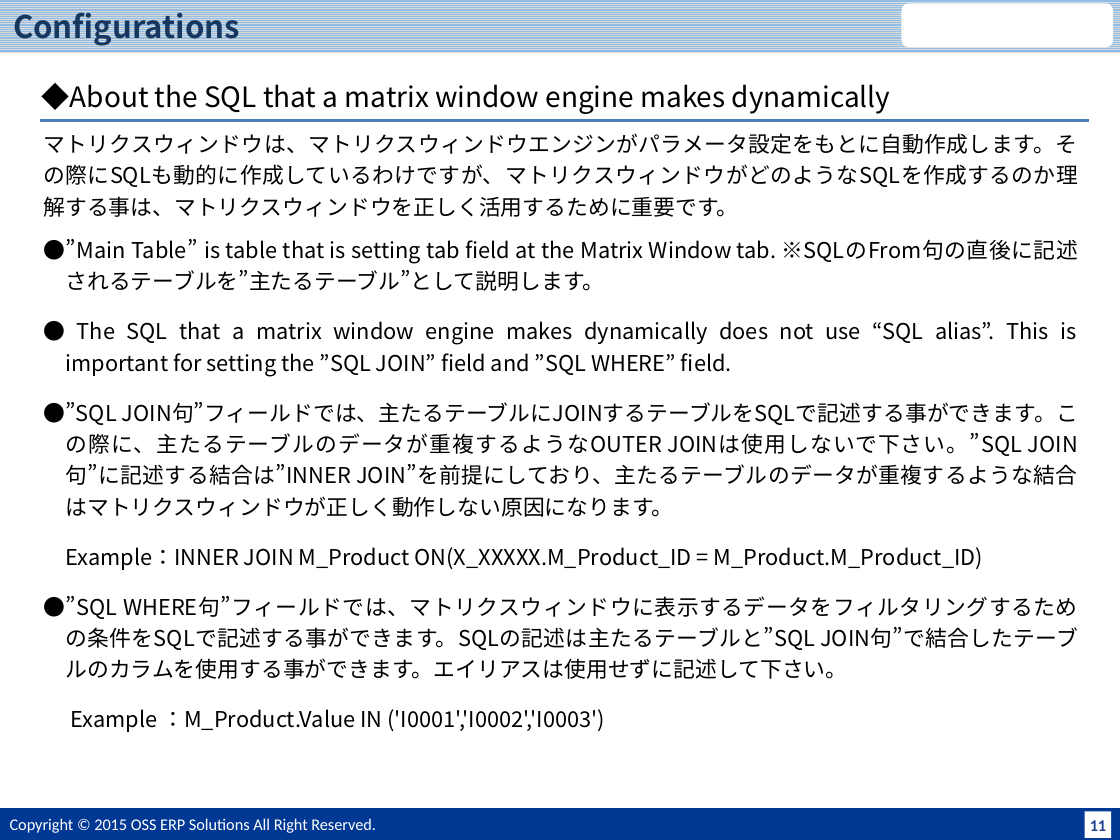
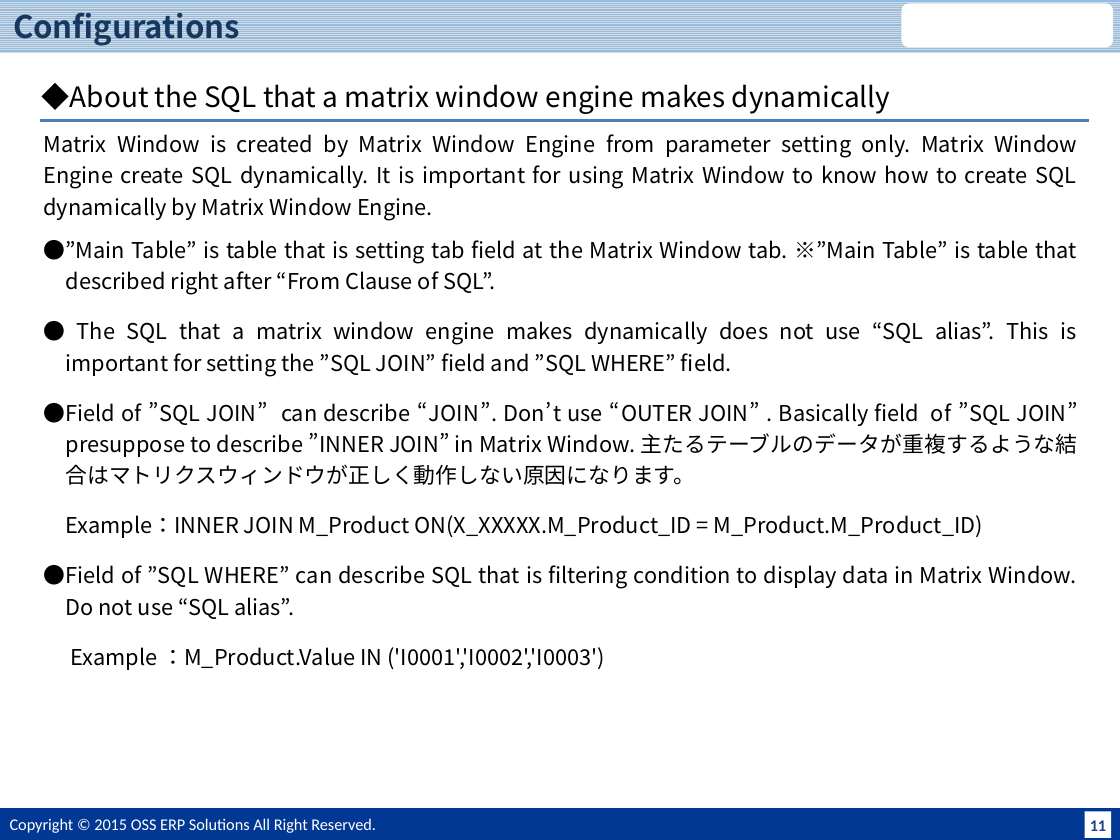
Before and after one commit to JPiere/jpiere.plugin.webui.matrixwindow, a slide deck: slide 12 of Doc/JPIERE-0098_MatrixWindow.pptx. Drawn at 1120x840 pixels with LibreOffice and Linux fonts; fonts in the diff are those of the drawing; background and template pictures are left out. Boxes give left, top, right and bottom in pixels: in the first picture for what was removed or moved away, otherwise in the second. Text is boxed around its words. In the diff, an @@ line names an element or a change of style, - is before the commit and + after.

```diff
--- a/Doc/JPIERE-0098_MatrixWindow.pptx
+++ b/Doc/JPIERE-0098_MatrixWindow.pptx
@@ text at (43, 134, 1078, 221): text changed @@
-マトリクスウィンドウは、マトリクスウィンドウエンジンがパラメータ設定をもとに自動作成します。その際にSQLも動的に作成しているわけですが、マトリクスウィンドウがどのようなSQLを作成するのか理解する事は、マトリクスウィンドウを正しく活用するために重要です。
+Matrix Window is created by Matrix Window Engine from parameter setting only. Matrix Window Engine create SQL dynamically. It is important for using Matrix Window to know how to create SQL dynamically by Matrix Window Engine.
@@ text at (44, 240, 1077, 295): text changed @@
-●”Main Table” is table that is setting tab field at the Matrix Window tab. ※SQLのFrom句の直後に記述されるテーブルを”主たるテーブル”として説明します。
+●”Main Table” is table that is setting tab field at the Matrix Window tab. ※”Main Table” is table that described right after “From Clause of SQL”.
@@ text at (44, 402, 1078, 485): text changed @@
-●”SQL JOIN句”フィールドでは、主たるテーブルにJOINするテーブルをSQLで記述する事ができます。この際に、主たるテーブルのデータが重複するようなOUTER JOINは使用しないで下さい。”SQL JOIN句”に記述する結合は”INNER JOIN”を前提にしており、主たるテーブルのデータが重複するような結合はマトリクスウィンドウが正しく動作しない原因になります。
+●Field of ”SQL JOIN” can describe “JOIN”. Don’t use “OUTER JOIN” . Basically field of ”SQL JOIN” presuppose to describe ”INNER JOIN” in Matrix Window. 主たるテーブルのデータが重複するような結合はマトリクスウィンドウが正しく動作しない原因になります。
@@ text at (44, 565, 1077, 619): text changed @@
-●”SQL WHERE句”フィールドでは、マトリクスウィンドウに表示するデータをフィルタリングするための条件をSQLで記述する事ができます。SQLの記述は主たるテーブルと”SQL JOIN句”で結合したテーブルのカラムを使用する事ができます。エイリアスは使用せずに記述して下さい。
+●Field of ”SQL WHERE” can describe SQL that is filtering condition to display data in Matrix Window. Do not use “SQL alias”.
```
Also in this commit, not shown: 7 other slides changed.
